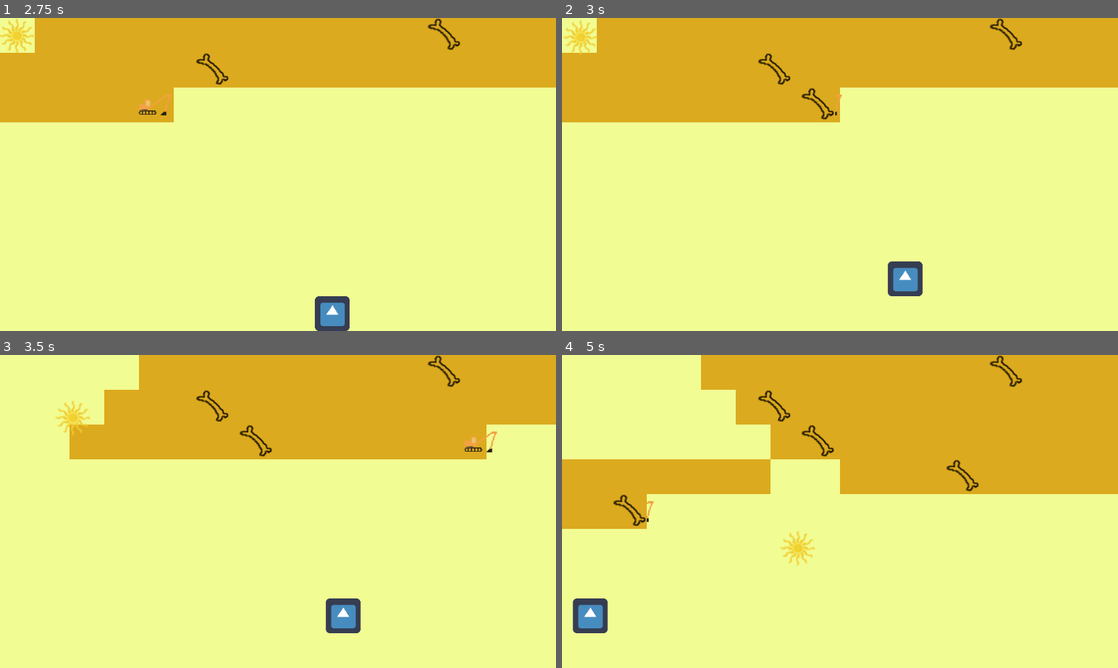
Above: before the commit, frames 1-4 (two rows, left to right).
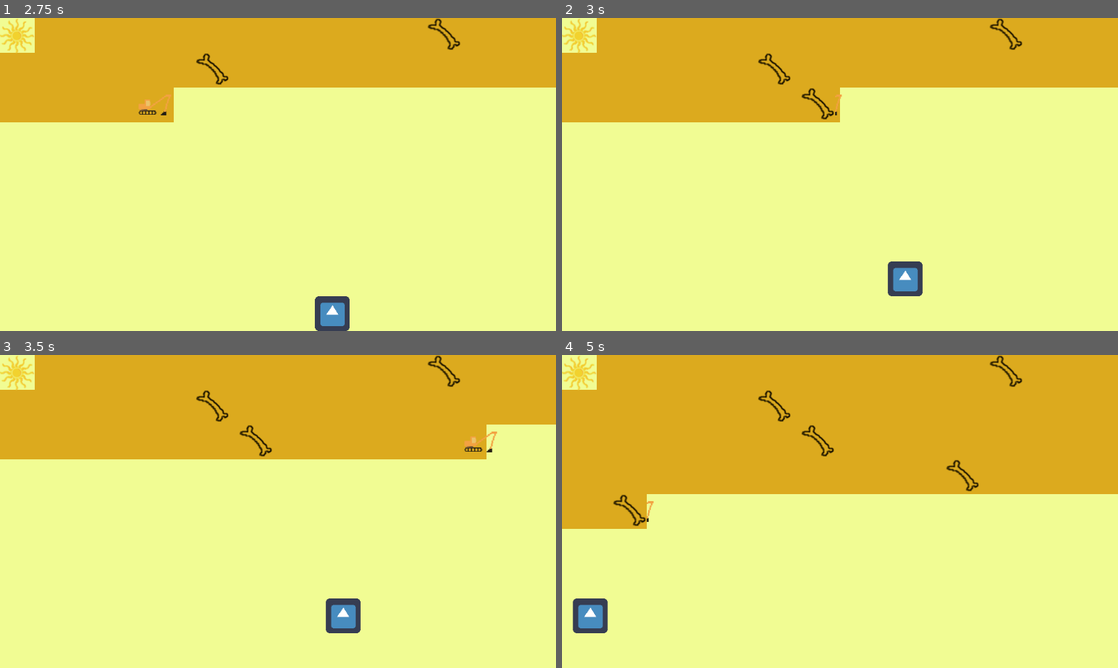
Above: after the commit, the same moments.

Repository: ImpeccableN/archeogame
Game: Godot game, scene res://Minigame1/Minigame1.tscn
Two runs of this game, one before a commit and one after it. Both use one fixed random seed, a clock stepped at 60 frames per second and the inputs below. The project has no main scene, so this scene is started directly. The engine's default icon, where the game draws it, is replaced by a stand-in: a white triangle on a blue panel in a dark square.
Inputs:
- Up to frame 1 (2.75 s): hold D (move_right) 0.53-1.28 s; hold S (move_down) 1.28-2.03 s; hold D (move_right) from 2.03 s (still down)
- Up to frame 2 (3 s): release D (move_right) at 2.78 s; hold W (move_up) from 2.78 s (still down)
- Up to frame 3 (3.5 s): keep holding W (move_up)
- Up to frame 4 (5 s): release W (move_up) at 3.53 s; hold A (move_left) from 3.53 s (still down)

Frame 1 is identical in both runs. In frame 2, 0.3% of the frame differs, in the area x 0-7%, y 0-12%; in frame 3, 5.8%; in frame 4, 12%, in the area x 0-50%, y 0-68%.

Commit message:
Minigame1: changed sun scene to kinematicbody2d

Diff:
--- /dev/null
+++ b/HeuneburgGame/Minigame1/Artefact.gd
@@ -0,0 +1,6 @@
+extends Area2D
+
+
+
+func _on_Artefact_area_entered(area):
+	pass # Replace with function body.
--- a/HeuneburgGame/Minigame1/Minigame1.gd
+++ b/HeuneburgGame/Minigame1/Minigame1.gd
@@ -25,8 +25,6 @@
 		tilemap.set_cellv((sunny_tile)-Vector2(-1,1) , 0)
 
 
-
-
 func _on_ArtefactSpawnTimer_timeout():
 	truck_position = truck_node.position
 	var artefact_instance = artefact_scene.instance()
@@ -34,6 +32,5 @@
 	artefact_instance.position = truck_position
 
 
-
 func _on_Sun_direction_change():
 	sun_direction = not sun_direction
--- a/HeuneburgGame/Minigame1/Sun.tscn
+++ b/HeuneburgGame/Minigame1/Sun.tscn
@@ -6,7 +6,7 @@
 [sub_resource type="RectangleShape2D" id=1]
 extents = Vector2( 32, 32 )
 
-[node name="Sun" type="Area2D" groups=["enemy", "sun"]]
+[node name="Sun" type="KinematicBody2D" groups=["enemy", "sun"]]
 script = ExtResource( 2 )
 
 [node name="Sprite" type="Sprite" parent="."]
